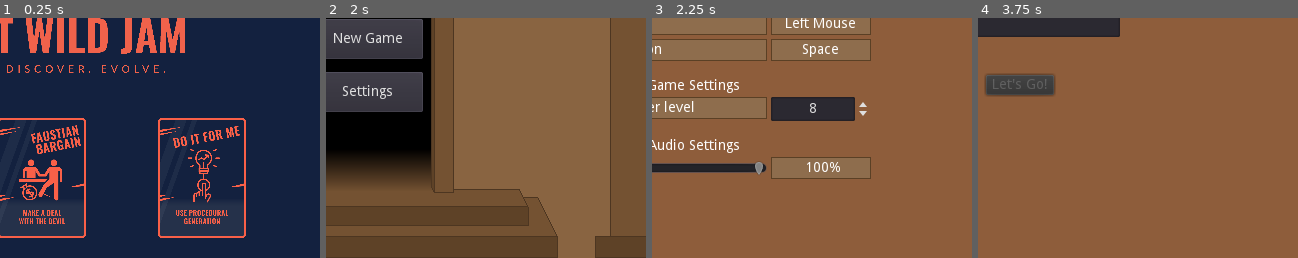
Above: before the commit, frames 1-4 (left to right).
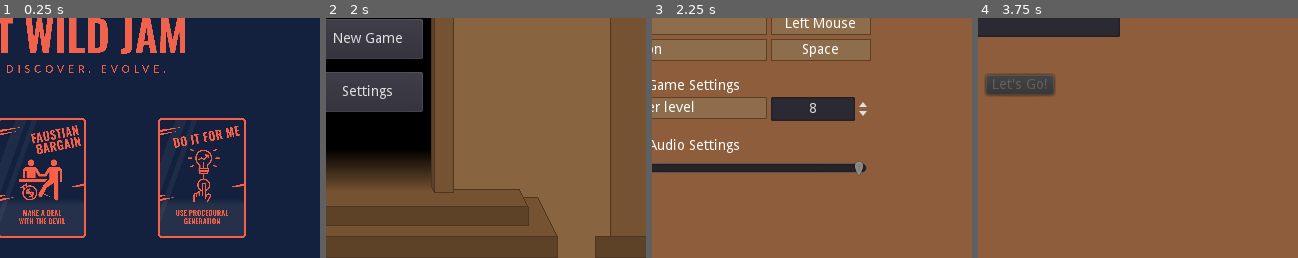
Above: after the commit, the same moments.

Repository: mattvonfat/CurseGame
Game: Godot game, scene res://menus/SplashScreen.tscn
The game is run twice, just before and just after one commit, with the same random seed, the same clock (stepped at 60 frames per second) and the same inputs.
Inputs (mouse positions are % of the whole screen's width and height, from its top left):
- Up to frame 1 (0.25 s): no input
- Up to frame 2 (2 s): tap Enter at 0.5 s; move the mouse to (72, 45) at 0.52 s; hold D (move_right) 0.53-1.28 s; tap Space (convo_continue) at 0.6, 1.25 s; click (72, 45) at 0.67 s; move the mouse to (30, 55) at 1.27 s; hold S (move_down) from 1.28 s (still down); click (30, 55) at 1.35 s
- Up to frame 3 (2.25 s): release S (move_down) at 2 s; click "Settings" at 2 s
- Up to frame 4 (3.75 s): click "< Back" at 2.75 s; click "New Game" at 3.5 s
The pictures show only the part of the screen within x 43-93%, y 50-100%; the shares and areas given below are measured in that part.

Frames 1-2 are identical in both runs. In frame 3, 1.7% of the frame differs, in the area x 32-69%, y 57-68%; in frame 4, nothing differs.

Commit message:
Added settings to pause menu
Added the settings menu to the pause menu

Diff:
--- a/GameWorld.gd
+++ b/GameWorld.gd
@@ -38,6 +38,7 @@
 	GameManager.game = self
 	rng = RandomNumberGenerator.new()
 	rng.randomize()
+	$GUI/PauseMenu.connect("update_settings", self, "_on_update_settings")
 
 func load_level(data):
 	var new_tile
@@ -264,3 +265,8 @@
 
 func remove_player_node():
 	player_collection.remove_child(player)
+
+
+# pause menu closed so update the volume in case they changed it
+func _on_update_settings():
+	$AudioStreamPlayer.set_volume_db(linear2db(GameManager.music_volume))
--- a/menus/Controls.gd
+++ b/menus/Controls.gd
@@ -1,4 +1,6 @@
 extends Control
+
+signal leave_menu
 
 onready var up_key = $VBoxContainer/CenterContainer/VBoxContainer/Controls/HBoxContainer/VBoxContainer2/ForwardKeyButton/ForwardKey
 onready var down_key = $VBoxContainer/CenterContainer/VBoxContainer/Controls/HBoxContainer/VBoxContainer2/BackwardKeyButton/BackwardKey
@@ -7,7 +9,6 @@
 onready var shoot_key = $VBoxContainer/CenterContainer/VBoxContainer/Controls/HBoxContainer/VBoxContainer2/ShootKeyButton/ShootKey
 onready var convo_key = $VBoxContainer/CenterContainer/VBoxContainer/Controls/HBoxContainer/VBoxContainer2/ConvoKeyButton/ConvoKey
 
-onready var music_volume_label = $VBoxContainer/CenterContainer/VBoxContainer/SoundSettings/HBoxContainer/VBoxContainer3/TextureButton2/MusicVolumeLabel
 onready var music_volume_slider = $VBoxContainer/CenterContainer/VBoxContainer/SoundSettings/HBoxContainer/VBoxContainer2/MusicSlider
 
 onready var key_wait_panel = $KeyWaitPanel
@@ -23,13 +24,14 @@
 
 var changes = false
 
+var is_pause_menu:bool = false
+
 func _ready():
 	key_wait_panel.hide()
 	control_labels = [ up_key, down_key, left_key, right_key, shoot_key, convo_key ]
 	music_volume_slider.set_step(0.001)
-	music_volume_label.set_text("%s%%" % (floor(music_volume_slider.value*200)))# multiply by 200 as it's between 0 and 0.5, so need to double it for percentage
 
-func update_keys():
+func update_keys(pause_menu:bool=false):
 	changes = false
 	for control_index in range(0, control_labels.size()):
 		var action_list = InputMap.get_action_list(control_actions[control_index])
@@ -40,6 +42,11 @@
 			control_labels[control_index].set_text(button_indexes[action.button_index])
 	$VBoxContainer/CenterContainer/VBoxContainer/GameSettings/HBoxContainer/VBoxContainer2/LevelRooms.set_value(GameManager.rooms_per_level)
 	music_volume_slider.set_value(GameManager.music_volume)
+
+	# added this in so i can reuse the controls menu on the pause screen
+	# need to stop it asking GameManager to go back to the main menu
+	if pause_menu == true:
+		is_pause_menu = true
 
 func _input(event):
 	if wait_key:
@@ -73,7 +80,14 @@
 	control_item = key
 
 func _on_ReturnToMenuButton_pressed():
-	GameManager.return_to_menu(changes)
+	if is_pause_menu == true:
+		# if we're in the pause menu then emit the leave menu signal but also check if we need to save and if so do it
+		# this is a quick fix as I don't want to rewrite everything and just want to add this in the pause menu
+		if changes == true:
+			GameManager.save_settings()
+		emit_signal("leave_menu")
+	else:
+		GameManager.return_to_menu(changes)
 
 
 func _on_LevelRooms_value_changed(value):
@@ -82,6 +96,5 @@
 
 
 func _on_Music_Slider_value_changed(value):
-	music_volume_label.set_text("%s%%" % (floor(value*200))) # multiply by 200 as it's between 0 and 0.5, so need to double it for percentage
 	GameManager.music_volume = value
 	changes = true
--- a/menus/Controls.tscn
+++ b/menus/Controls.tscn
@@ -324,13 +324,13 @@
 
 [node name="VBoxContainer2" type="VBoxContainer" parent="VBoxContainer/CenterContainer/VBoxContainer/SoundSettings/HBoxContainer"]
 margin_left = 104.0
-margin_right = 250.0
+margin_right = 350.0
 margin_bottom = 22.0
 size_flags_horizontal = 3
 size_flags_vertical = 3
 
 [node name="MusicSlider" type="HSlider" parent="VBoxContainer/CenterContainer/VBoxContainer/SoundSettings/HBoxContainer/VBoxContainer2"]
-margin_right = 146.0
+margin_right = 246.0
 margin_bottom = 22.0
 size_flags_horizontal = 3
 size_flags_vertical = 3
@@ -338,24 +338,11 @@
 value = 0.5
 
 [node name="VBoxContainer3" type="VBoxContainer" parent="VBoxContainer/CenterContainer/VBoxContainer/SoundSettings/HBoxContainer"]
-margin_left = 254.0
-margin_right = 354.0
-margin_bottom = 22.0
-
-[node name="TextureButton2" type="TextureRect" parent="VBoxContainer/CenterContainer/VBoxContainer/SoundSettings/HBoxContainer/VBoxContainer3"]
-margin_right = 100.0
-margin_bottom = 22.0
-texture = ExtResource( 3 )
-
-[node name="MusicVolumeLabel" type="Label" parent="VBoxContainer/CenterContainer/VBoxContainer/SoundSettings/HBoxContainer/VBoxContainer3/TextureButton2"]
-anchor_right = 1.0
-anchor_bottom = 1.0
-margin_left = 5.0
-align = 1
-valign = 1
+margin_left = 354.0
+margin_right = 354.0
+margin_bottom = 22.0
 
 [node name="KeyWaitPanel" type="CenterContainer" parent="."]
-visible = false
 anchor_right = 1.0
 anchor_bottom = 1.0
 
--- a/menus/PauseMenu.gd
+++ b/menus/PauseMenu.gd
@@ -1,8 +1,11 @@
 extends Control
 
+signal update_settings
 
 func _ready():
 	hide()
+	$Controls.hide()
+	$Controls.connect("leave_menu", self, "_on_leave_controls_menu")
 
 func _process(_delta):
 	if Input.is_action_just_pressed("pause"):
@@ -21,3 +24,11 @@
 func _on_ExitButton_pressed():
 	hide()
 	GameManager.exit_game()
+
+func _on_SettingsButton_pressed():
+	$Controls.update_keys(true)
+	$Controls.show()
+
+func _on_leave_controls_menu():
+	$Controls.hide()
+	emit_signal("update_settings")
--- a/menus/PauseMenu.tscn
+++ b/menus/PauseMenu.tscn
@@ -1,7 +1,8 @@
-[gd_scene load_steps=3 format=2]
+[gd_scene load_steps=4 format=2]
 
 [ext_resource path="res://menus/PauseMenu.gd" type="Script" id=1]
 [ext_resource path="res://images/gui/pause.png" type="Texture" id=2]
+[ext_resource path="res://menus/Controls.tscn" type="PackedScene" id=3]
 
 [node name="PauseMenu" type="Control"]
 pause_mode = 2
@@ -20,9 +21,9 @@
 
 [node name="VBoxContainer" type="VBoxContainer" parent="CenterContainer"]
 margin_left = 265.0
-margin_top = 193.0
+margin_top = 167.0
 margin_right = 375.0
-margin_bottom = 286.0
+margin_bottom = 313.0
 
 [node name="ResumeButton" type="Button" parent="CenterContainer/VBoxContainer"]
 margin_right = 110.0
@@ -36,12 +37,29 @@
 margin_bottom = 49.0
 custom_constants/margin_top = 5
 
-[node name="ExitButton" type="Button" parent="CenterContainer/VBoxContainer"]
+[node name="SettingsButton" type="Button" parent="CenterContainer/VBoxContainer"]
 margin_top = 53.0
 margin_right = 110.0
 margin_bottom = 93.0
 rect_min_size = Vector2( 110, 40 )
+text = "Settings"
+
+[node name="MarginContainer2" type="MarginContainer" parent="CenterContainer/VBoxContainer"]
+margin_top = 97.0
+margin_right = 110.0
+margin_bottom = 102.0
+custom_constants/margin_top = 5
+
+[node name="ExitButton" type="Button" parent="CenterContainer/VBoxContainer"]
+margin_top = 106.0
+margin_right = 110.0
+margin_bottom = 146.0
+rect_min_size = Vector2( 110, 40 )
 text = "Exit"
 
+[node name="Controls" parent="." instance=ExtResource( 3 )]
+visible = false
+
 [connection signal="pressed" from="CenterContainer/VBoxContainer/ResumeButton" to="." method="_on_ResumeButton_pressed"]
+[connection signal="pressed" from="CenterContainer/VBoxContainer/SettingsButton" to="." method="_on_SettingsButton_pressed"]
 [connection signal="pressed" from="CenterContainer/VBoxContainer/ExitButton" to="." method="_on_ExitButton_pressed"]
